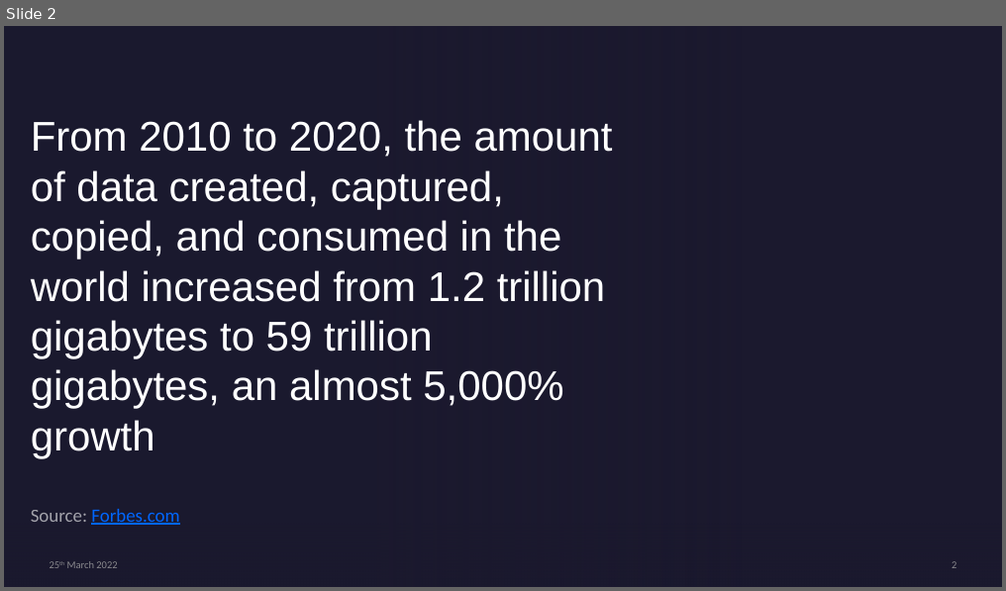
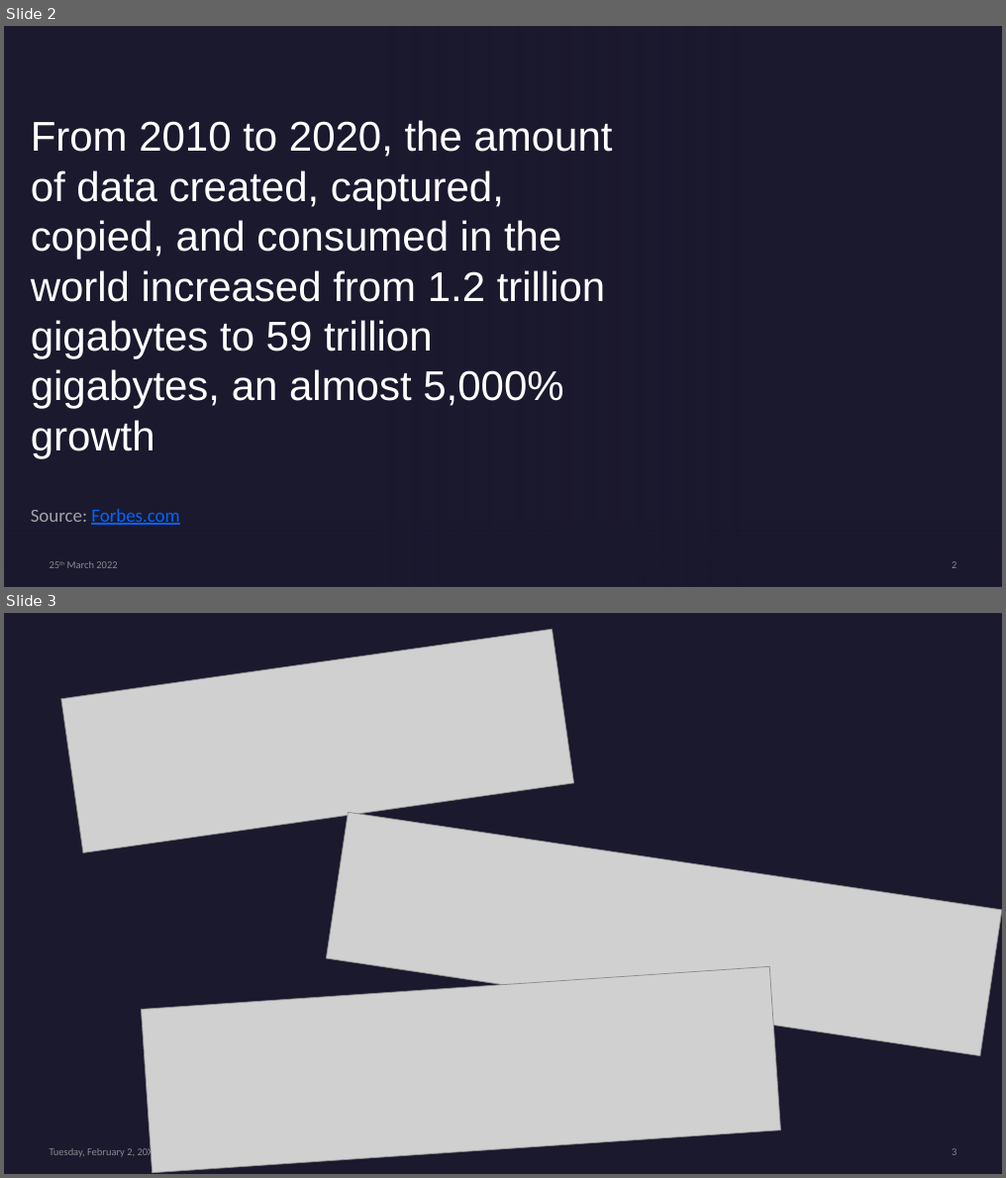
Before and after one commit to colsco/codeclan_homework_ColinS, a slide deck: week_03/day_4/code_of_conduct_in_datascience.pptx. Shown one above the other, each under a label of ours: slide 2 before the commit, slides 2 and 3 after it. The pictures are 1006x591 and 1006x1178 pixels, drawn with LibreOffice and Linux fonts; fonts in the diff are those of the drawing; grey boxes stand for pictures; background and template pictures are left out. Boxes give left, top, right and bottom in pixels: in the first picture for what was removed or moved away, otherwise in the second. Text is boxed around its words. In the diff, an @@ line names an element or a change of style, - is before the commit and + after.

Commit message:
update to presentation

```diff
--- a/week_03/day_4/code_of_conduct_in_datascience.pptx
+++ b/week_03/day_4/code_of_conduct_in_datascience.pptx
@@ slide 3 added at [4,613,1002,1174], background #1B192E @@
@@ picture added at [61,629,574,853] @@
@@ picture added at [326,812,1002,1057] @@
@@ picture added at [142,966,781,1173] @@
@@ text added at [312,1147,359,1159], 10 pt, text #A6A6A6 at 80% opacity @@
+Sample Footer Text
@@ text added at [50,1148,159,1159], 10 pt, text #A6A6A6 at 80% opacity @@
+Tuesday, February 2, 20XX
@@ page number added at [951,1149,956,1156], 10 pt, text #A6A6A6 at 80% opacity @@
+3
```
